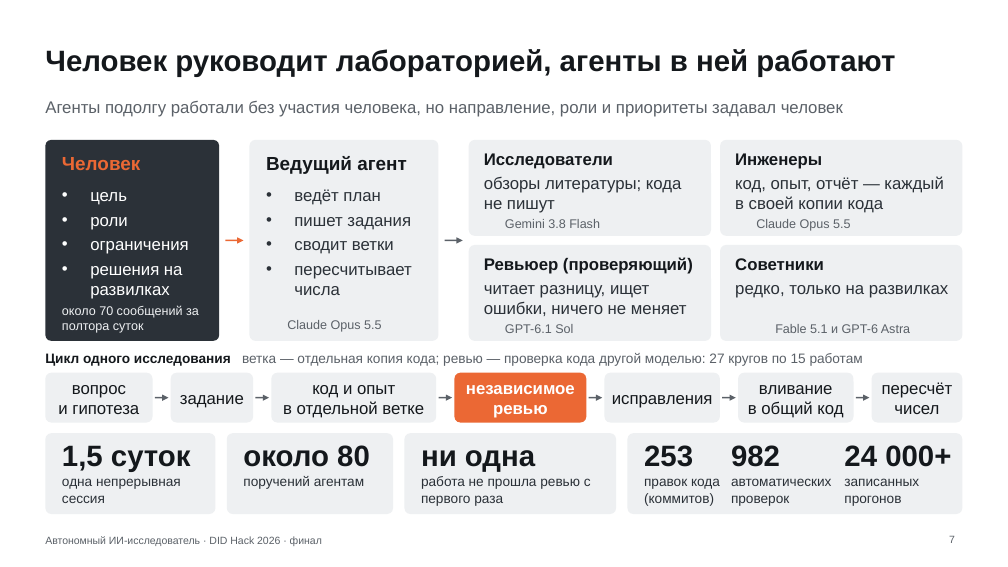
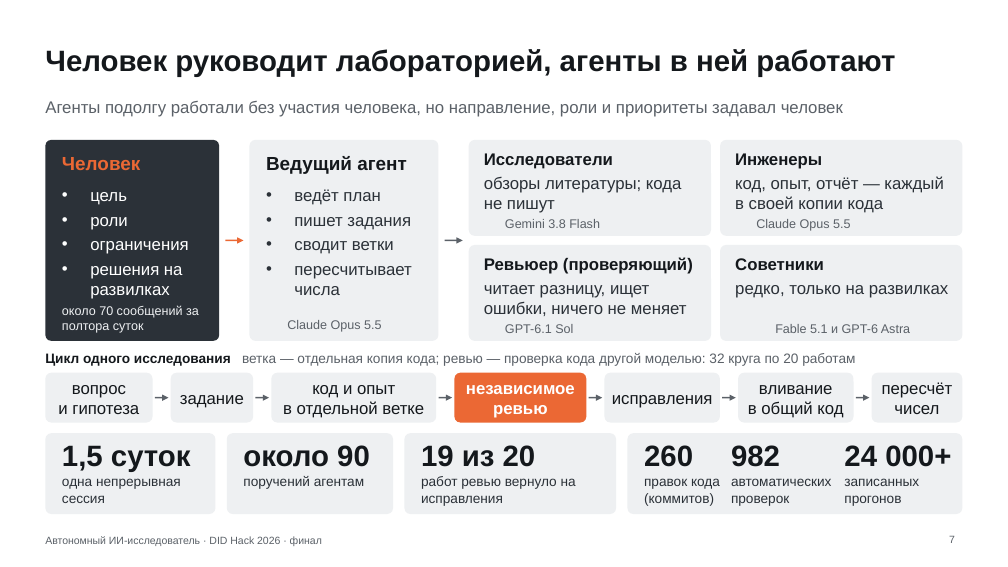
Before and after one commit to Mput13/did-hack, a slide deck: slide 7 of presentation/final.pptx. Drawn at 1008x567 pixels with LibreOffice and Linux fonts; fonts in the diff are those of the drawing; background and template pictures are left out. Boxes give left, top, right and bottom in pixels: in the first picture for what was removed or moved away, otherwise in the second. Text is boxed around its words. In the diff, an @@ line names an element or a change of style, - is before the commit and + after.

```diff
--- a/presentation/final.pptx
+++ b/presentation/final.pptx
@@ text at [45,353,855,366]: text changed @@
-Цикл одного исследования ветка — отдельная копия кода; ревью — проверка кода другой моделью: 27 кругов по 15 работам
+Цикл одного исследования ветка — отдельная копия кода; ревью — проверка кода другой моделью: 32 круга по 20 работам
@@ text at [243,445,370,467]: text changed @@
-около 80
+около 90
@@ text at [421,445,536,467]: text changed @@
-ни одна
+19 из 20
@@ text at [644,445,693,467]: text changed @@
-253
+260
@@ text at [421,476,576,506]: text changed @@
-работа не прошла ревью с первого раза
+работ ревью вернуло на исправления
```
Also in this commit, not shown: 5 other slides changed, 20 other files.
